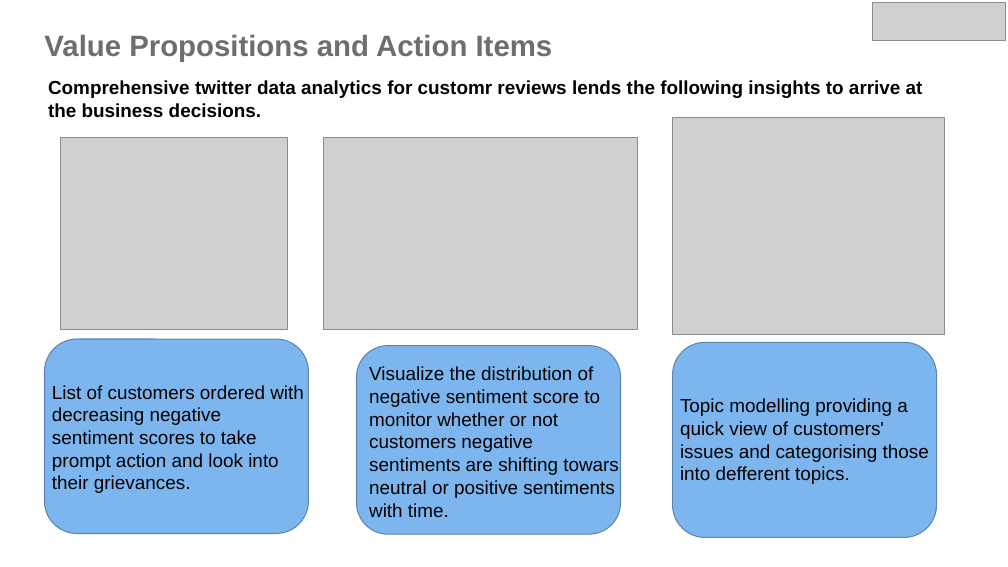
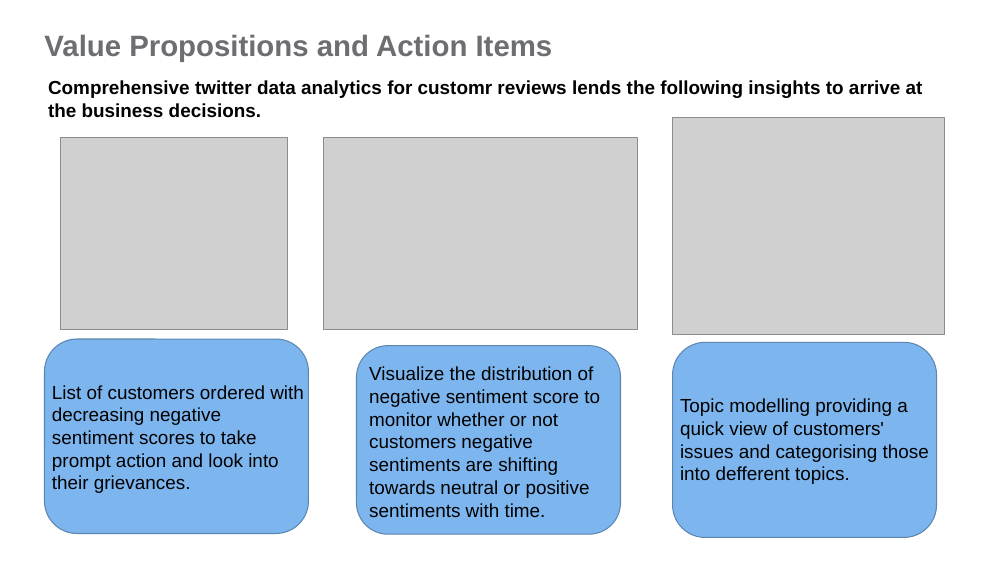
Before and after one commit to git-mohit/NLP-Twitter-Customer-Reviews-Analysis, a slide deck: slide 14 of Twitter Customer Reviews Analysis.pptx. Drawn at 1008x567 pixels with LibreOffice and Linux fonts; fonts in the diff are those of the drawing; grey boxes stand for pictures; background and template pictures are left out. Boxes give left, top, right and bottom in pixels: in the first picture for what was removed or moved away, otherwise in the second. Text is boxed around its words. In the diff, an @@ line names an element or a change of style, - is before the commit and + after.

```diff
--- a/Twitter Customer Reviews Analysis.pptx
+++ b/Twitter Customer Reviews Analysis.pptx
@@ picture removed at bbox=[873, 3, 1006, 41] @@
@@ text at bbox=[369, 366, 600, 517]: text changed @@
-Visualize the distribution of negative sentiment score to monitor whether or not customers negative sentiments are shifting towars neutral or positive sentiments with time.
+Visualize the distribution of negative sentiment score to monitor whether or not customers negative sentiments are shifting towards neutral or positive sentiments with time.
```
Also in this commit, not shown: 5 other slides changed.
